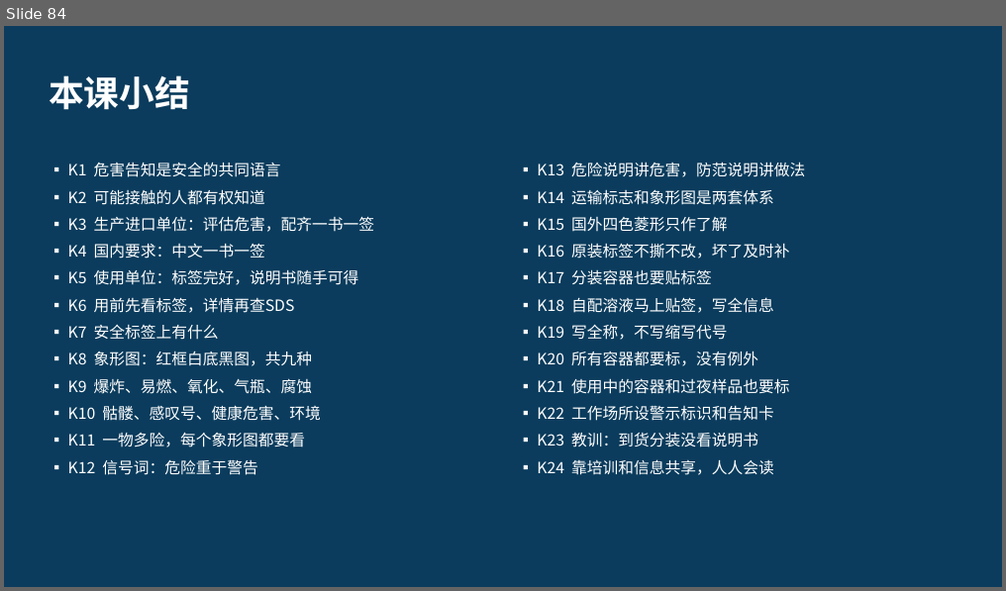
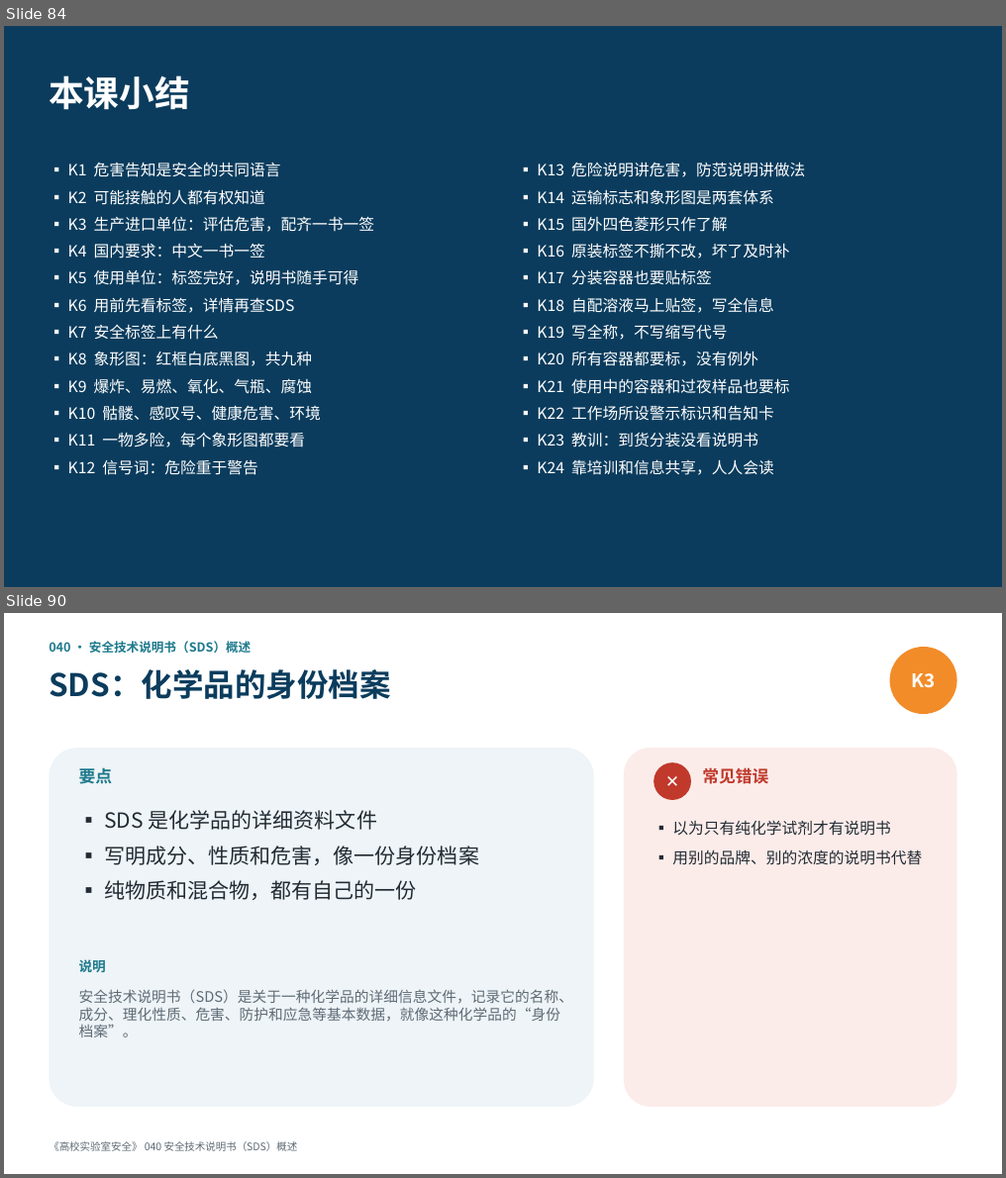
Before and after one commit to hanrongwx-max/videoyoutubo, a slide deck: course/高校实验室安全/课件/第5章_化学品安全.pptx. Shown one above the other, each under a label of ours: slide 84 before the commit, slides 84 and 90 after it; the slides between them are not shown. The pictures are 1006x591 and 1006x1178 pixels, drawn with LibreOffice and Linux fonts; fonts in the diff are those of the drawing. Boxes give left, top, right and bottom in pixels: in the first picture for what was removed or moved away, otherwise in the second. Text is boxed around its words. In the diff, an @@ line names an element or a change of style, - is before the commit and + after.

```diff
--- a/course/高校实验室安全/课件/第5章_化学品安全.pptx
+++ b/course/高校实验室安全/课件/第5章_化学品安全.pptx
@@ slide 90 added at box(4, 613, 1002, 1174), background #FFFFFF @@
@@ text added at box(49, 641, 251, 653), 12 pt, text #1D7A8C, bold @@
+040 · 安全技术说明书（SDS）概述
@@ text added at box(49, 669, 390, 699), 30 pt, text #0B3C5D, bold @@
+SDS：化学品的身份档案
@@ ellipse added at box(890, 647, 957, 714), fill #F28C28, 18 pt, text #FFFFFF, bold @@
+K3
@@ rounded rectangle added at box(49, 748, 594, 1107), fill #EEF4F7 @@
@@ rounded rectangle added at box(624, 748, 957, 1107), fill #FBECEA @@
@@ text added at box(79, 768, 113, 784), 16 pt, text #1D7A8C, bold @@
+要点
@@ ellipse added at box(653, 762, 691, 800), fill #C0392B, 16 pt, text #FFFFFF, bold @@
+✕
@@ text added at box(702, 768, 768, 784), 16 pt, text #C0392B, bold @@
+常见错误
@@ text added at box(104, 810, 479, 900), 20 pt, text #222B33 @@
+▪ SDS 是化学品的详细资料文件
+▪ 写明成分、性质和危害，像一份身份档案
+▪ 纯物质和混合物，都有自己的一份
@@ text added at box(672, 821, 922, 865), 15 pt, text #222B33 @@
+▪ 以为只有纯化学试剂才有说明书
+▪ 用别的品牌、别的浓度的说明书代替
@@ text added at box(79, 960, 106, 972), 13 pt, text #1D7A8C, bold @@
+说明
@@ text added at box(79, 989, 573, 1038), 14 pt, text #5F6B75 @@
+安全技术说明书（SDS）是关于一种化学品的详细信息文件，记录它的名称、成分、理化性质、危害、防护和应急等基本数据，就像这种化学品的“身份档案”。
@@ text added at box(49, 1142, 298, 1152), 10 pt, text #5F6B75 @@
+《高校实验室安全》 040 安全技术说明书（SDS）概述
```
Also in this commit, not shown: 29 other slides added, 2 other files.
